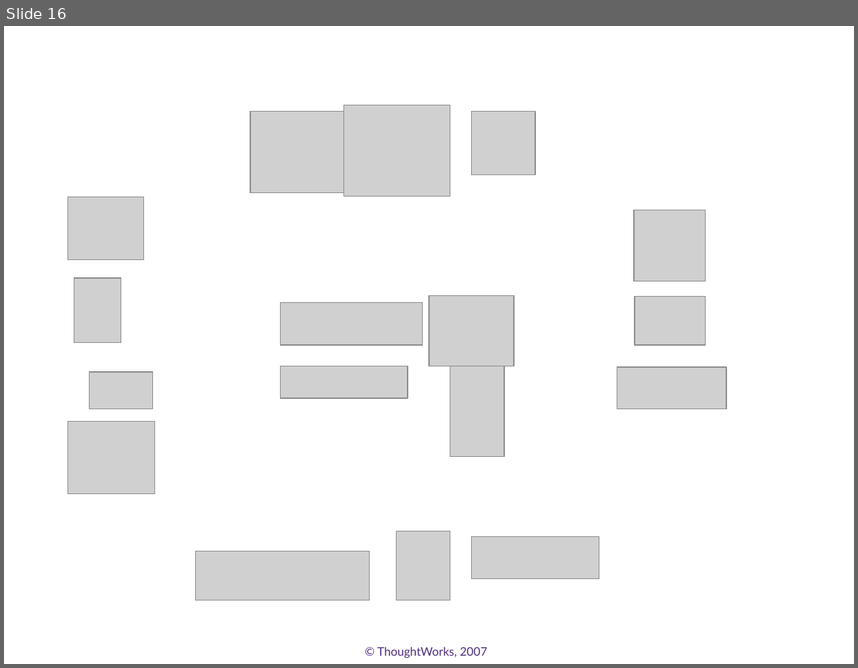
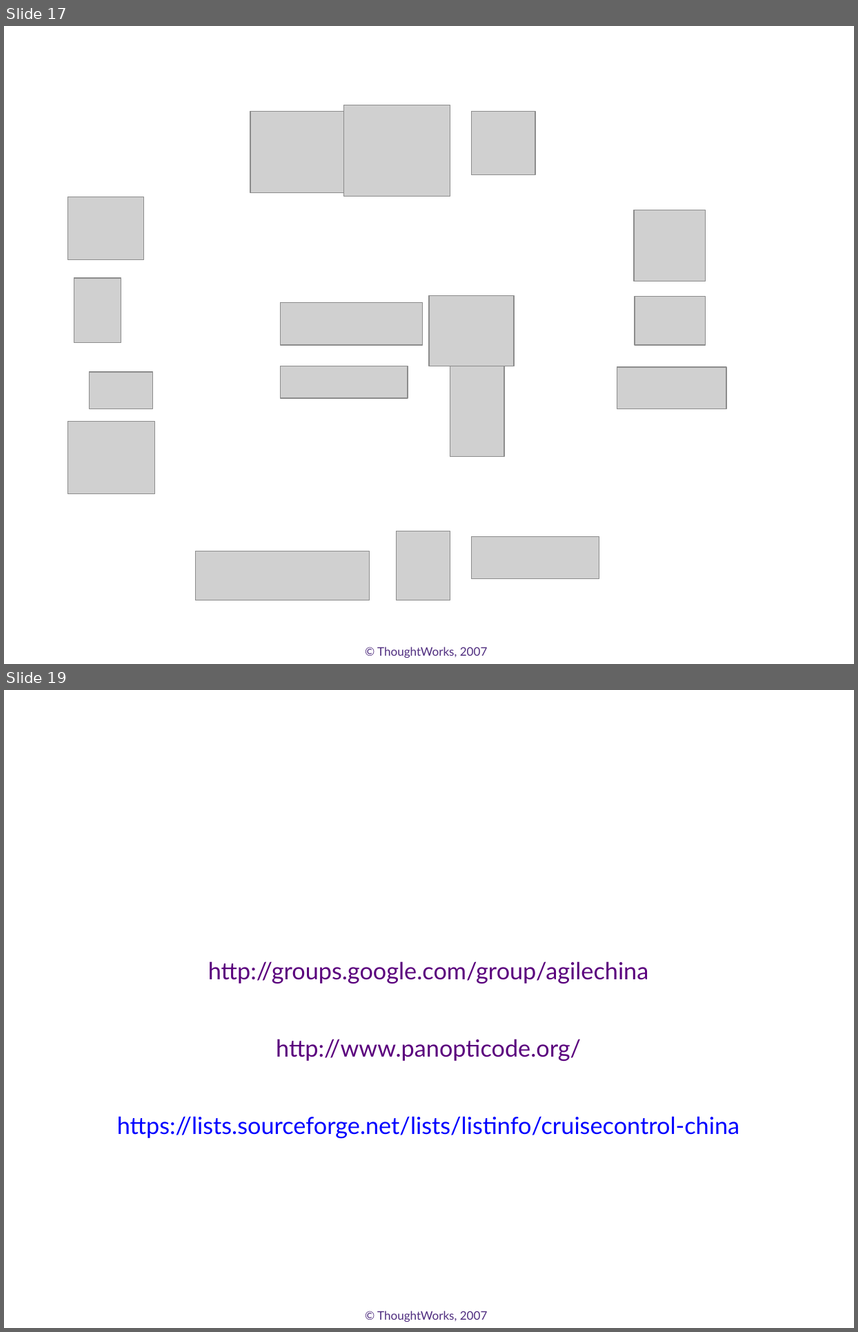
Before and after one commit to whimet/agilechina, a slide deck: docs/demo.ppt. Shown one above the other, each under a label of ours: slide 16 before the commit, slides 17 and 19 after it; the slides between them are not shown. The pictures are 858x668 and 858x1332 pixels, drawn with LibreOffice and Linux fonts; fonts in the diff are those of the drawing; grey boxes stand for pictures; background and template pictures are left out. Boxes give left, top, right and bottom in pixels: in the first picture for what was removed or moved away, otherwise in the second. Text is boxed around its words. In the diff, an @@ line names an element or a change of style, - is before the commit and + after.

```diff
--- a/docs/demo.ppt
+++ b/docs/demo.ppt
@@ slide 19 added at [4,690,854,1328], background #FFFFFF; not listed: 1 template element that a slide beside it also shows @@
@@ subtitle added at [117,961,740,1138], 20 pt, text #5A007D @@
+http://groups.google.com/group/agilechina
+http://www.panopticode.org/
+https://lists.sourceforge.net/lists/listinfo/cruisecontrol-china
@@ what was slide 16 is now slide 17 @@
```
Also in this commit, not shown: 2 slides changed, 3 other slides added, 3 slides removed.
